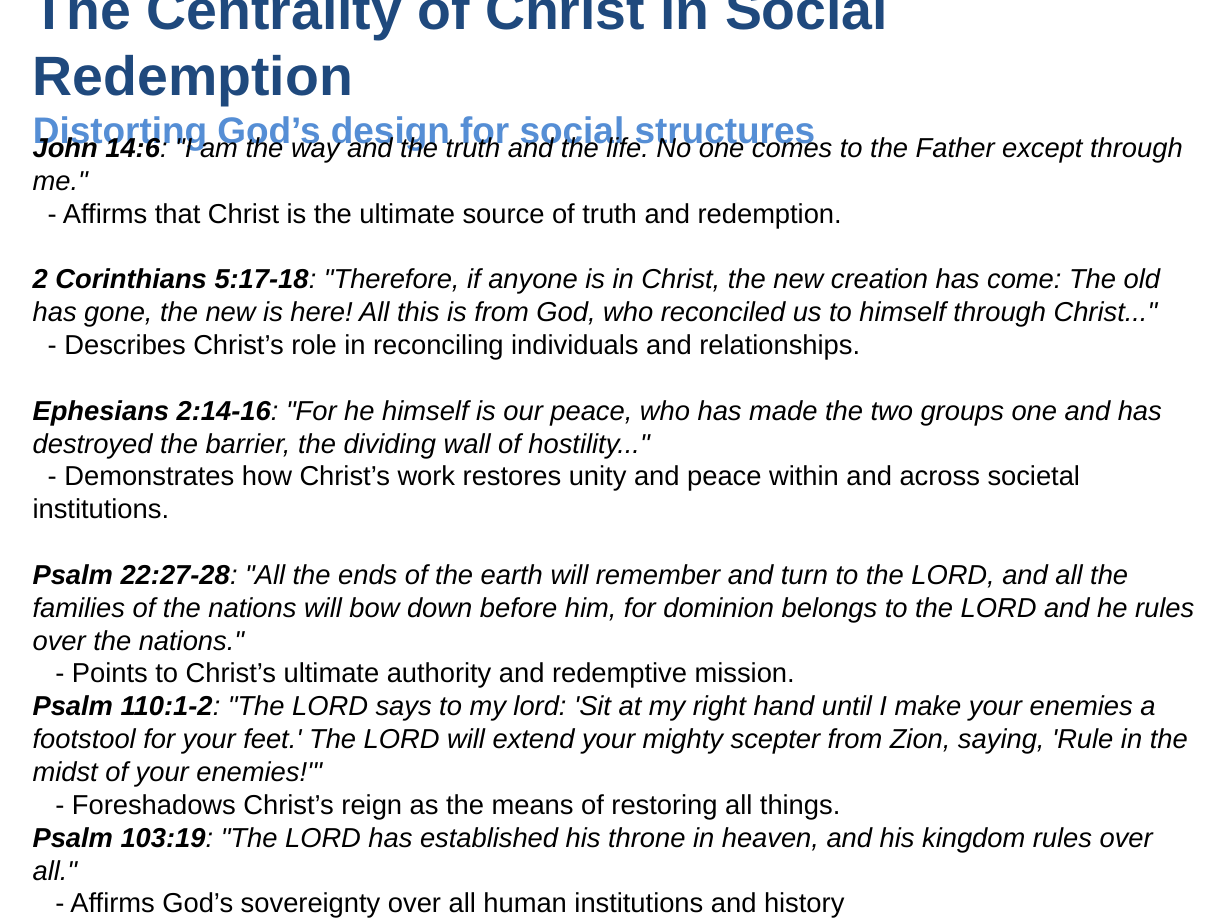
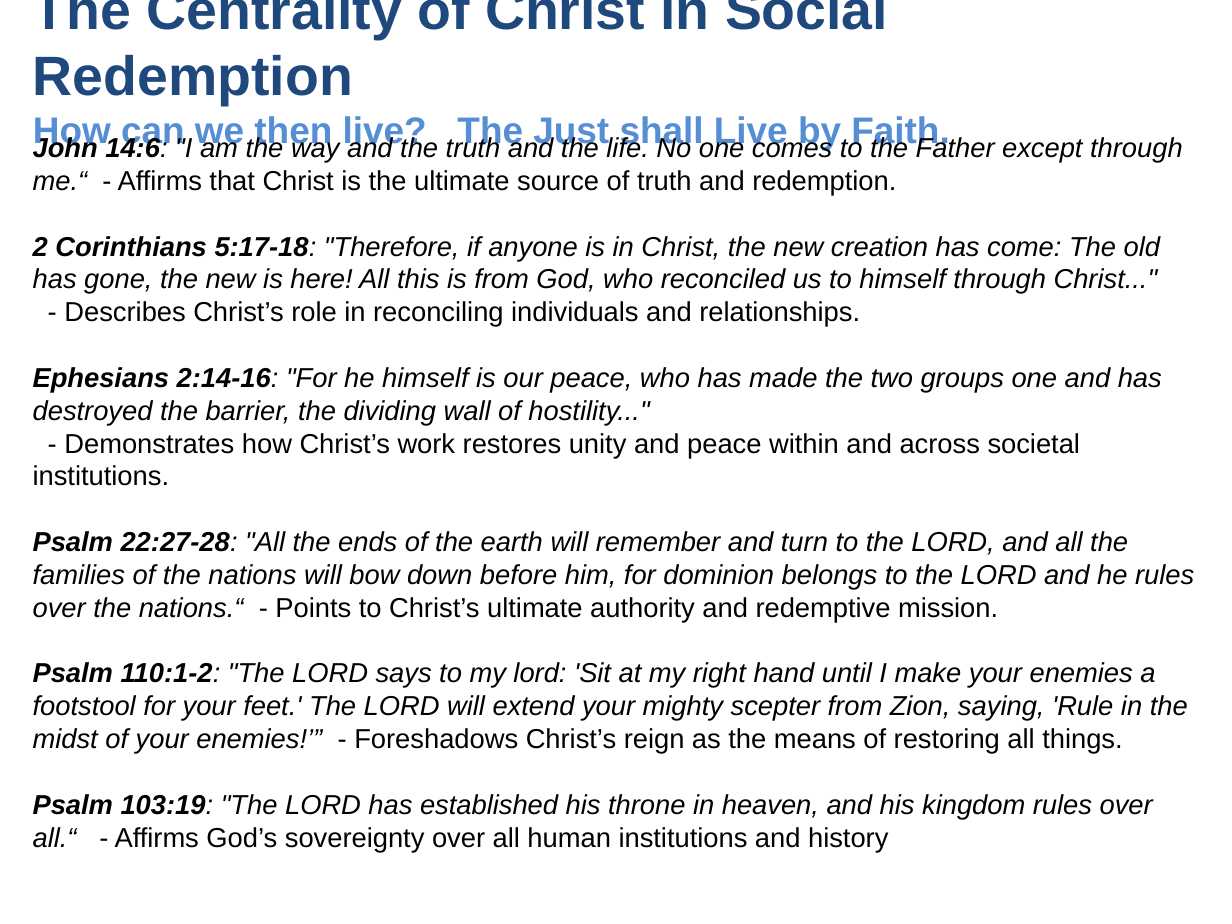
Before and after one commit to UsefulEngines/EvangelismPublic, a slide deck: slide 13 of 2024-Q4/2024-11-24/2024-11-24-Psalms.pptx (slide 10 before the commit). Drawn at 1232x924 pixels with LibreOffice and Linux fonts; fonts in the diff are those of the drawing. Boxes give left, top, right and bottom in pixels: in the first picture for what was removed or moved away, otherwise in the second. Text is boxed around its words. In the diff, an @@ line names an element or a change of style, - is before the commit and + after.

```diff
--- a/2024-Q4/2024-11-24/2024-11-24-Psalms.pptx
+++ b/2024-Q4/2024-11-24/2024-11-24-Psalms.pptx
@@ title at (x1=33, y1=0, x2=949, y2=150): text changed @@
-The Centrality of Christ in Social Redemption
-Distorting God’s design for social structures
+The Centrality of Christ in Social Redemption
+How can we then live? The Just shall Live by Faith.
@@ text at (x1=33, y1=136, x2=1183, y2=196): text changed @@
-John 14:6: "I am the way and the truth and the life. No one comes to the Father except through me."
-- Affirms that Christ is the ultimate source of truth and redemption.
+John 14:6: "I am the way and the truth and the life. No one comes to the Father except through me.“ - Affirms that Christ is the ultimate source of truth and redemption.
@@ text at (x1=33, y1=531, x2=1194, y2=852): text changed @@
-Psalm 22:27-28: "All the ends of the earth will remember and turn to the LORD, and all the families of the nations will bow down before him, for dominion belongs to the LORD and he rules over the nations."
-- Points to Christ’s ultimate authority and redemptive mission.
-Psalm 110:1-2: "The LORD says to my lord: 'Sit at my right hand until I make your enemies a footstool for your feet.' The LORD will extend your mighty scepter from Zion, saying, 'Rule in the midst of your enemies!'"
-- Foreshadows Christ’s reign as the means of restoring all things.
-Psalm 103:19: "The LORD has established his throne in heaven, and his kingdom rules over all."
-- Affirms God’s sovereignty over all human institutions and history
+Psalm 22:27-28: "All the ends of the earth will remember and turn to the LORD, and all the families of the nations will bow down before him, for dominion belongs to the LORD and he rules over the nations.“ - Points to Christ’s ultimate authority and redemptive mission.
+Psalm 110:1-2: "The LORD says to my lord: 'Sit at my right hand until I make your enemies a footstool for your feet.' The LORD will extend your mighty scepter from Zion, saying, 'Rule in the midst of your enemies!’” - Foreshadows Christ’s reign as the means of restoring all things.
+Psalm 103:19: "The LORD has established his throne in heaven, and his kingdom rules over all.“ - Affirms God’s sovereignty over all human institutions and history
```
Also in this commit, not shown: 3 other slides changed, 3 slides added, 1 other file.
